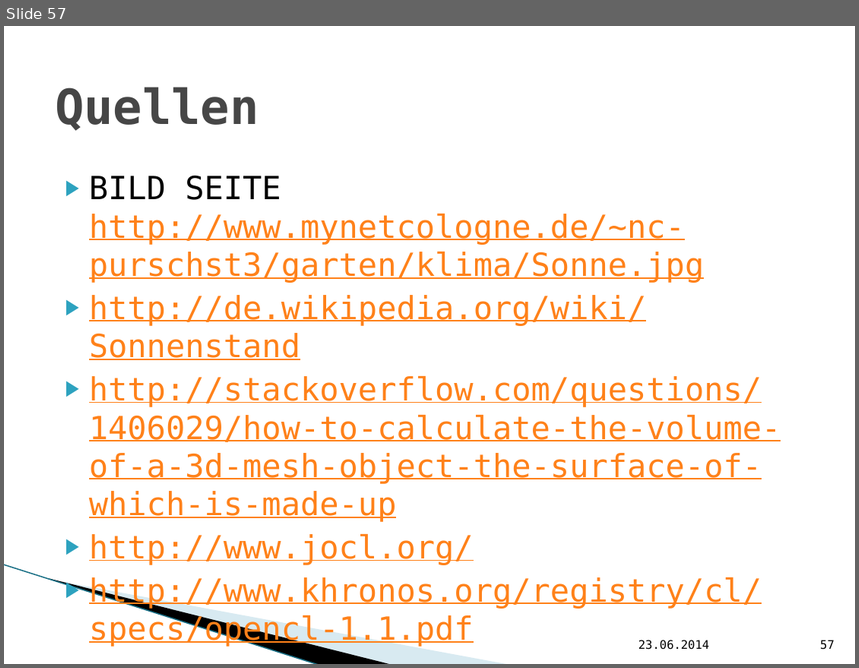
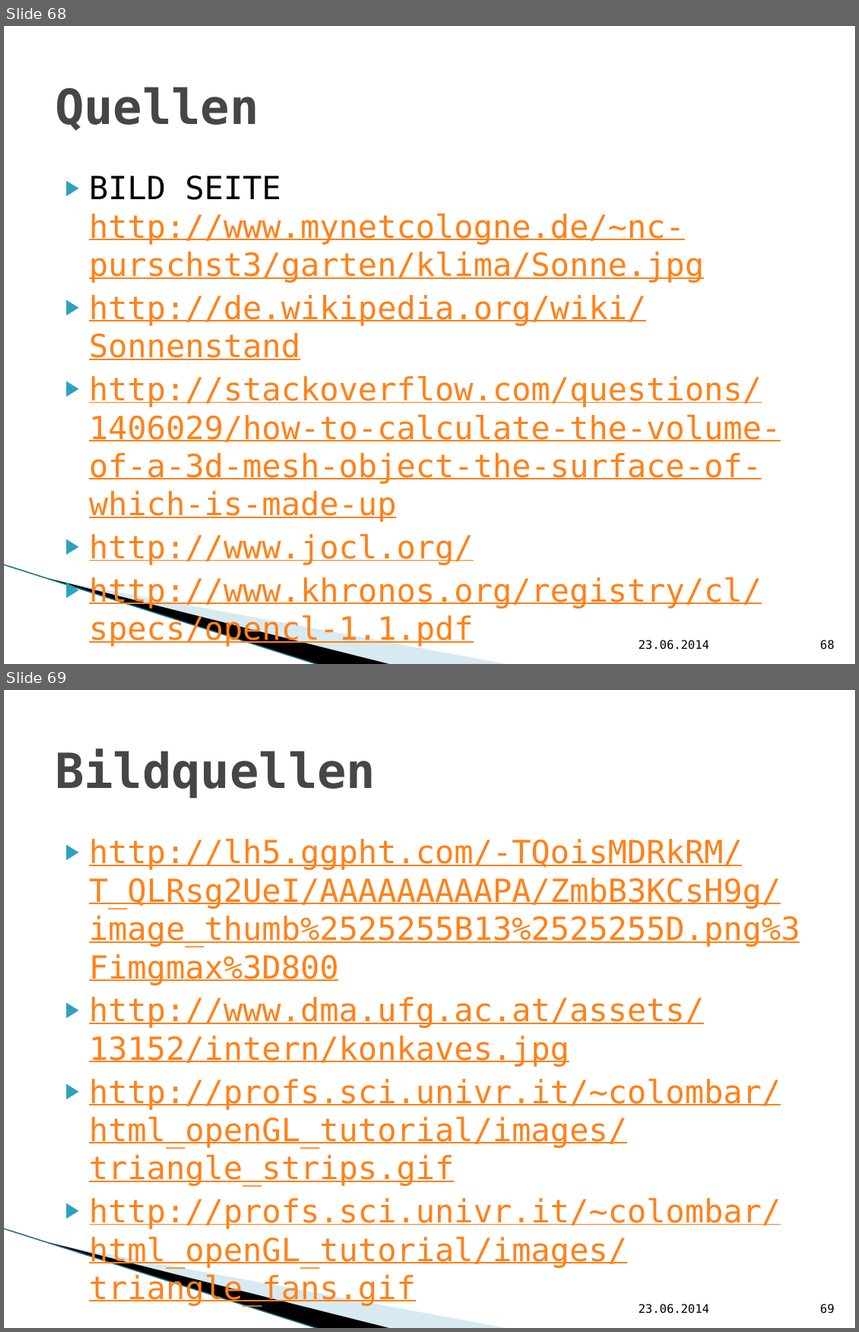
Before and after one commit to hft-swp/stuff, a slide deck: doku/präsentation nicht komplett/vCity-Präsentation.pptx. Shown one above the other, each under a label of ours: slide 57 before the commit, slides 68 and 69 after it. The pictures are 859x668 and 859x1332 pixels, drawn with LibreOffice and Linux fonts; fonts in the diff are those of the drawing; background and template pictures are left out. Boxes give left, top, right and bottom in pixels: in the first picture for what was removed or moved away, otherwise in the second. Text is boxed around its words. In the diff, an @@ line names an element or a change of style, - is before the commit and + after.

```diff
--- a/doku/präsentation nicht komplett/vCity-Präsentation.pptx
+++ b/doku/präsentation nicht komplett/vCity-Präsentation.pptx
@@ slide 69 added at [4, 690, 855, 1328], background #FFFFFF; not listed: 3 template elements that a slide beside it also shows @@
@@ title added at [55, 749, 376, 798], 41 pt, text #464646, bold @@
+Bildquellen
@@ text added at [89, 839, 800, 1268], 27 pt, text #FF8119, underline @@
+▶ http://lh5.ggpht.com/-TQoisMDRkRM/T_QLRsg2UeI/AAAAAAAAAPA/ZmbB3KCsH9g/image_thumb%2525255B13%2525255D.png%3Fimgmax%3D800
+▶ http://www.dma.ufg.ac.at/assets/13152/intern/konkaves.jpg
+▶ http://profs.sci.univr.it/~colombar/html_openGL_tutorial/images/triangle_strips.gif
+▶ http://profs.sci.univr.it/~colombar/html_openGL_tutorial/images/triangle_fans.gif
@@ text added at [639, 1304, 709, 1314], 10 pt, text #000000 @@
+23.06.2014
@@ page number added at [820, 1304, 835, 1314], 10 pt, text #000000 @@
+69
@@ what was slide 57 is now slide 68 @@
@@ page number at [820, 640, 835, 650]: text changed @@
-57
+68
```
Also in this commit, not shown: 13 other slides added, 2 slides removed.
